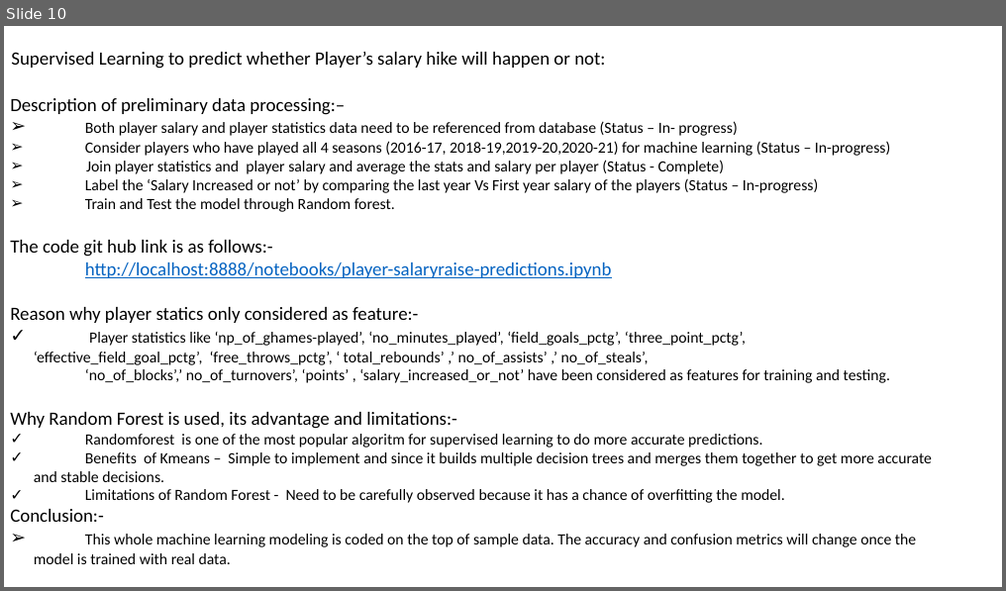
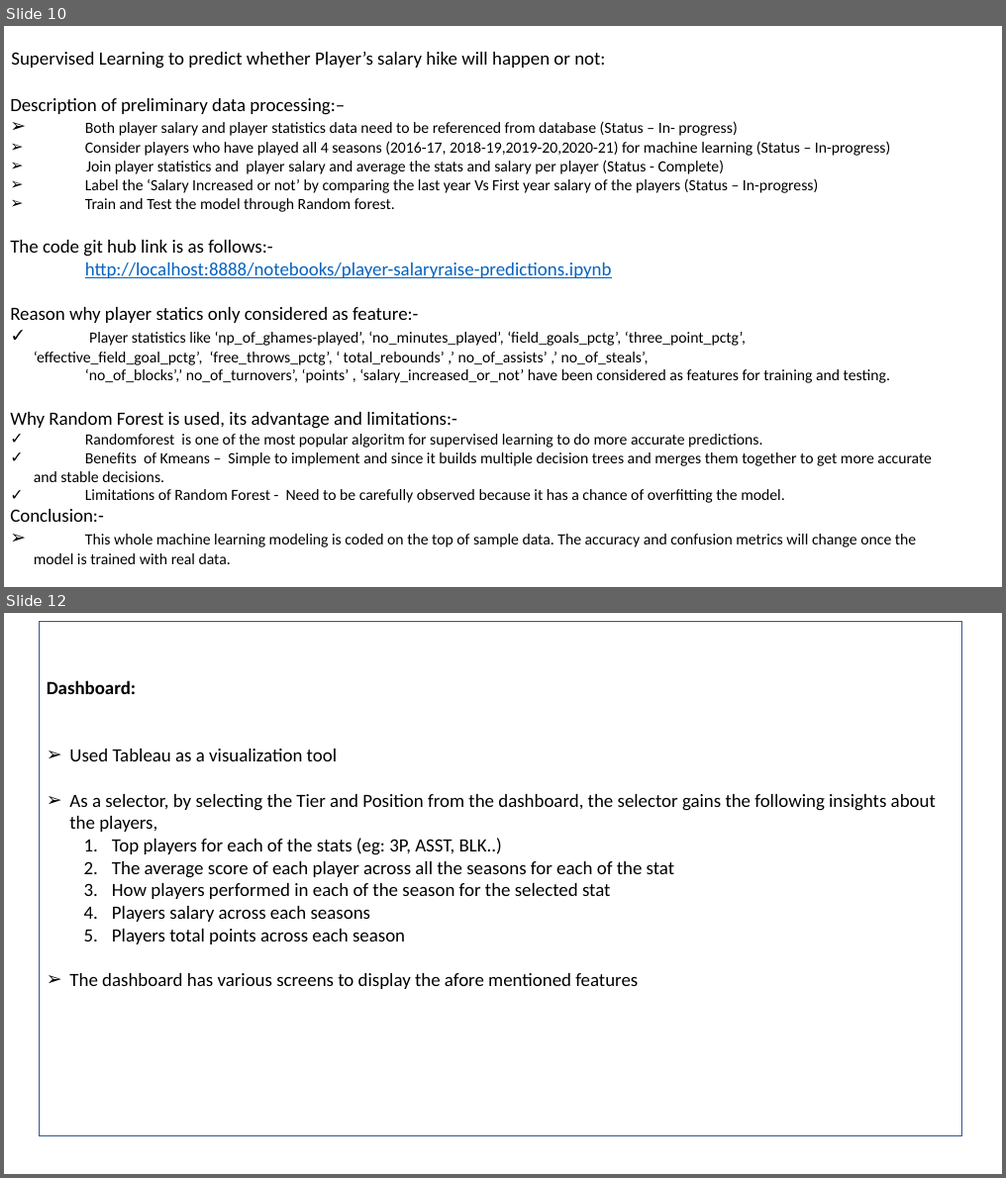
Before and after one commit to asitkumar26/nba-player-analytics, a slide deck: Presentation/NBA Player Analytics- Week 2 Deliverables.pptx. Shown one above the other, each under a label of ours: slide 10 before the commit, slides 10 and 12 after it; the slides between them are not shown. The pictures are 1006x591 and 1006x1178 pixels, drawn with LibreOffice and Linux fonts; fonts in the diff are those of the drawing. Boxes give left, top, right and bottom in pixels: in the first picture for what was removed or moved away, otherwise in the second. Text is boxed around its words. In the diff, an @@ line names an element or a change of style, - is before the commit and + after.

```diff
--- a/Presentation/NBA Player Analytics- Week 2 Deliverables.pptx
+++ b/Presentation/NBA Player Analytics- Week 2 Deliverables.pptx
@@ slide 12 added at bbox=[4, 613, 1002, 1174], background #FFFFFF @@
@@ rectangle added at bbox=[40, 621, 962, 1136], outline #325491 0.5 pt, 18 pt, text #000000 @@
+Dashboard:
+➢ Used Tableau as a visualization tool
+➢ As a selector, by selecting the Tier and Position from the dashboard, the selector gains the following insights about the players,
+  1. Top players for each of the stats (eg: 3P, ASST, BLK..)
+  2. The average score of each player across all the seasons for each of the stat
+  3. How players performed in each of the season for the selected stat
+  4. Players salary across each seasons
+  5. Players total points across each season
+➢ The dashboard has various screens to display the afore mentioned features
```
Also in this commit, not shown: 4 other slides added.
